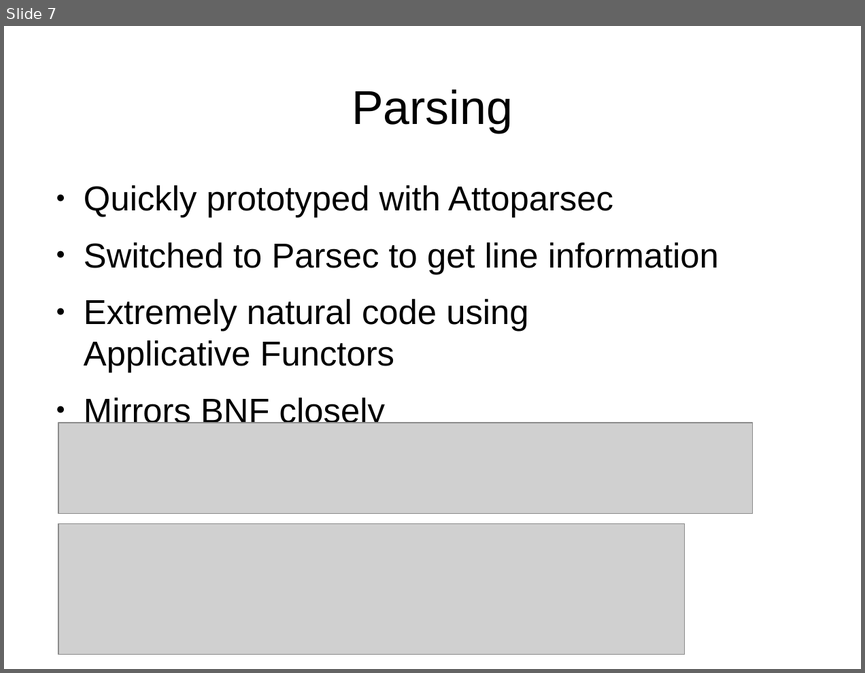
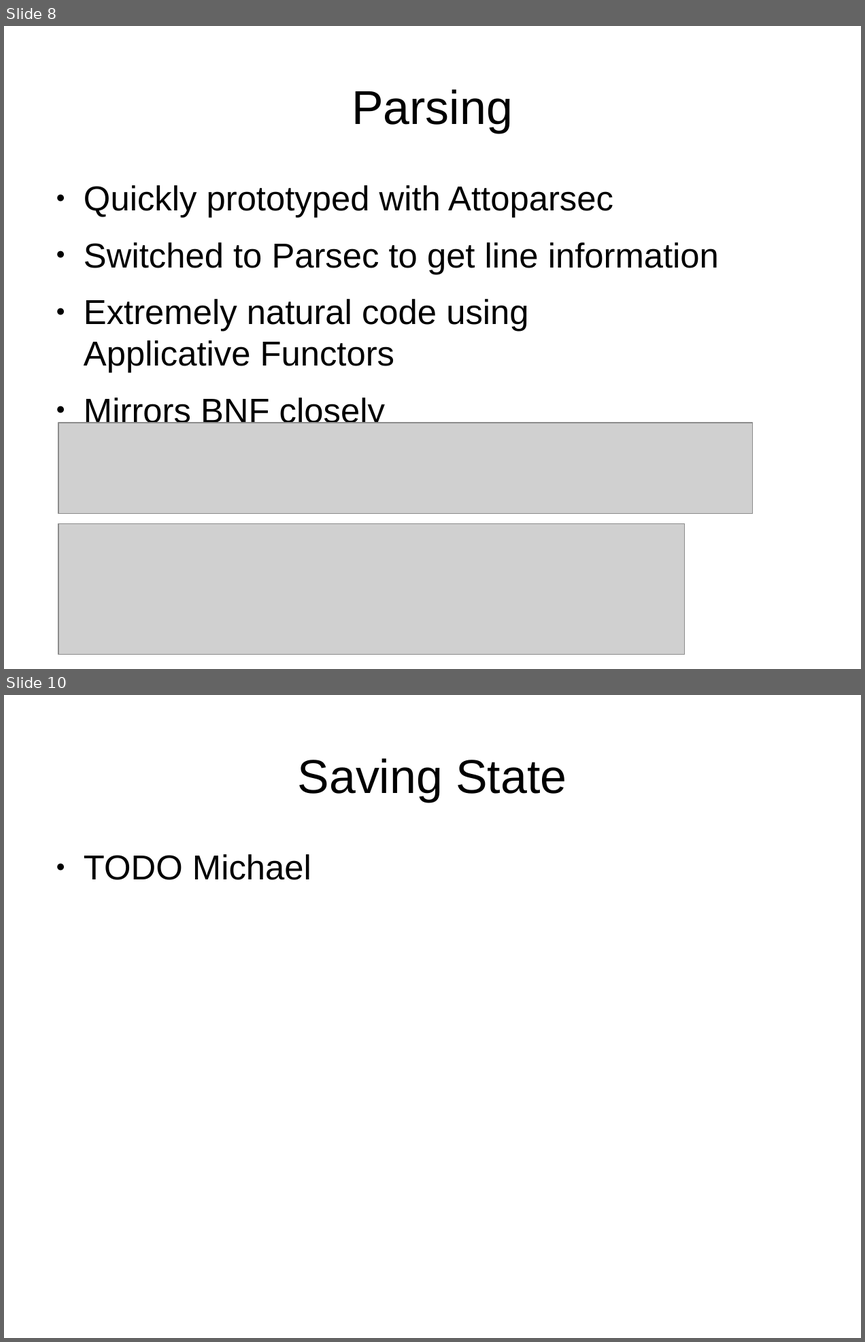
Before and after one commit to dcsommer/CS240H-Final-Project, a slide deck: demo.odp. Shown one above the other, each under a label of ours: slide 7 before the commit, slides 8 and 10 after it; the slides between them are not shown. The pictures are 865x673 and 865x1342 pixels, drawn with LibreOffice and Linux fonts; fonts in the diff are those of the drawing; grey boxes stand for pictures. Boxes give left, top, right and bottom in pixels: in the first picture for what was removed or moved away, otherwise in the second. Text is boxed around its words. In the diff, an @@ line names an element or a change of style, - is before the commit and + after.

```diff
--- a/demo.odp
+++ b/demo.odp
@@ slide 10 added at (x1=4, y1=695, x2=861, y2=1338), background #FFFFFF @@
@@ title added at (x1=298, y1=758, x2=566, y2=802), 44 pt, text #000000 @@
+Saving State
@@ text added at (x1=84, y1=854, x2=311, y2=880), 32 pt, text #000000 @@
+● TODO Michael
@@ what was slide 7 is now slide 8 @@
```
Also in this commit, not shown: 1 slide changed, 4 other slides added, 1 other file.
